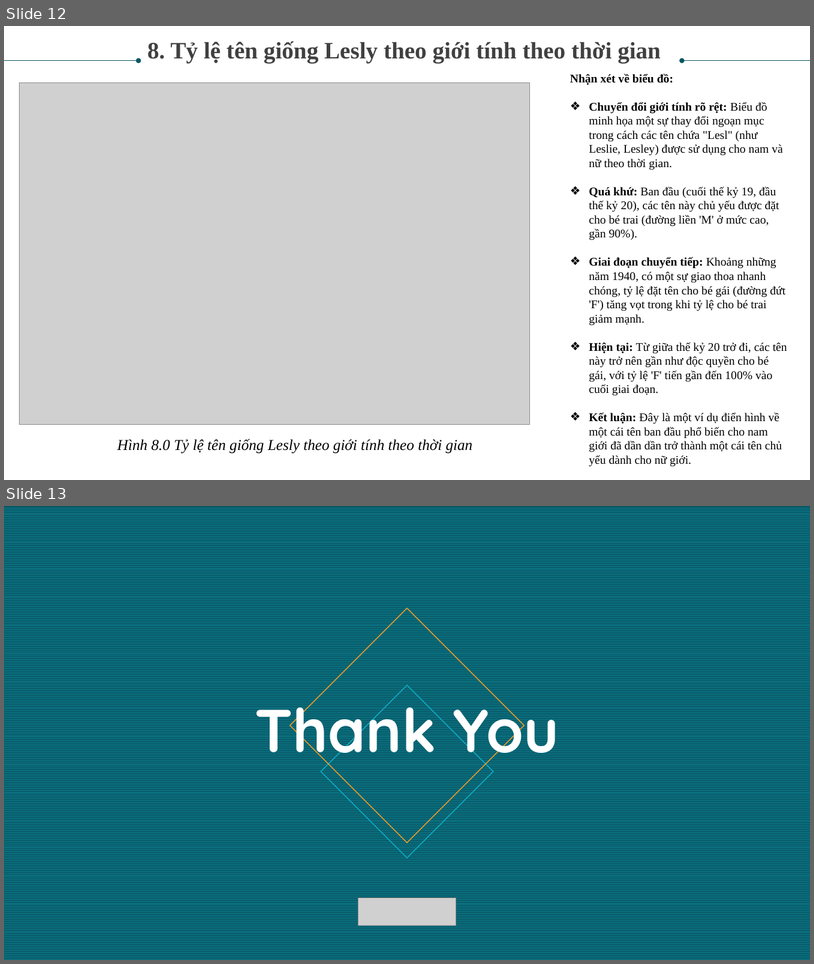
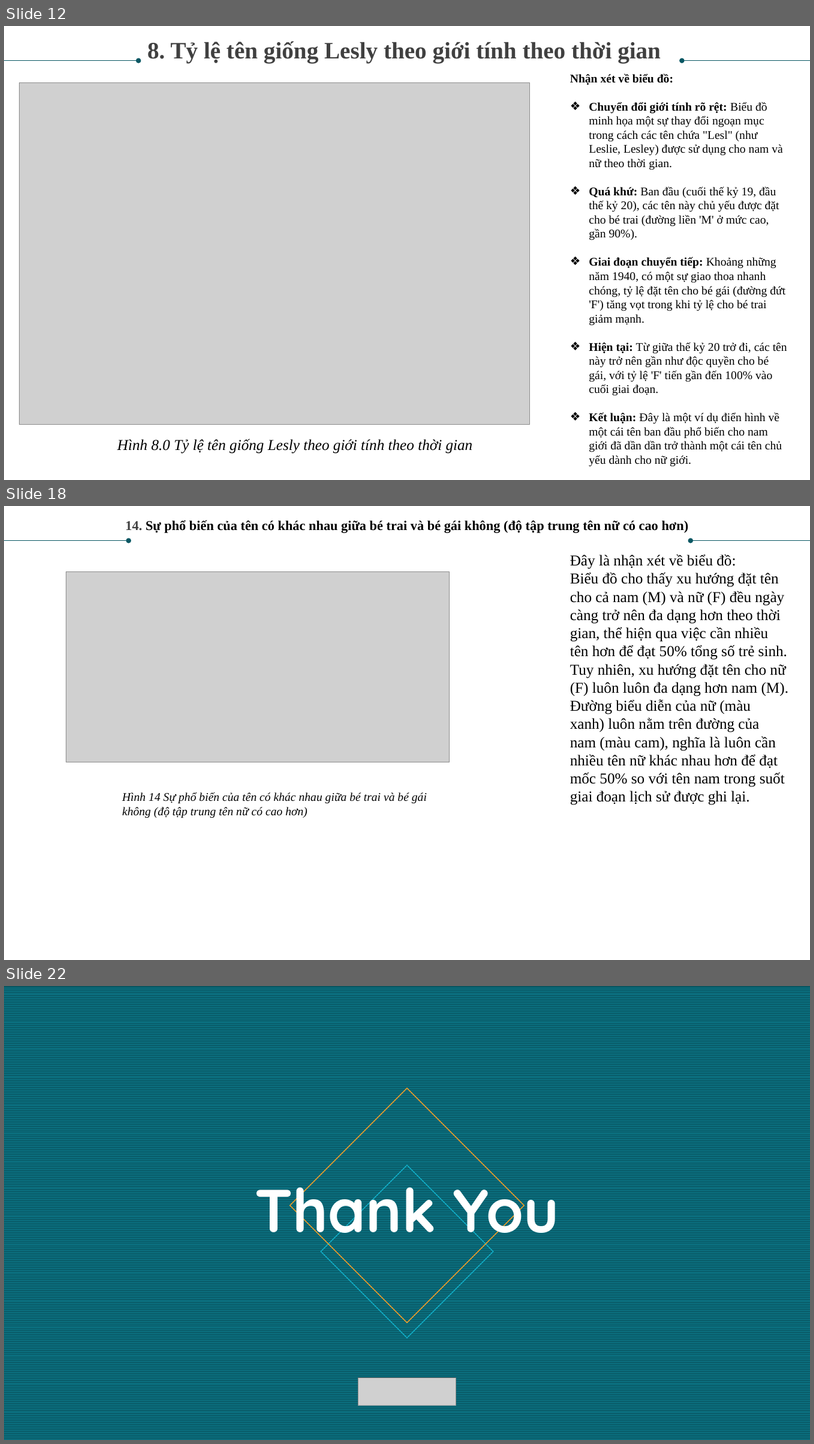
Before and after one commit to hungthehunter/data_analysis_personal, a slide deck: Lab02_Lê Nguyễn Quốc Hưng_3121410240/US_Baby_Names_1880-2010.pptx. Shown one above the other, each under a label of ours: slides 12 and 13 before the commit, slides 12, 18 and 22 after it; the slides between them are not shown. The pictures are 814x964 and 814x1444 pixels, drawn with LibreOffice and Linux fonts; fonts in the diff are those of the drawing; grey boxes stand for pictures. Boxes give left, top, right and bottom in pixels: in the first picture for what was removed or moved away, otherwise in the second. Text is boxed around its words. In the diff, an @@ line names an element or a change of style, - is before the commit and + after.

```diff
--- a/Lab02_Lê Nguyễn Quốc Hưng_3121410240/US_Baby_Names_1880-2010.pptx
+++ b/Lab02_Lê Nguyễn Quốc Hưng_3121410240/US_Baby_Names_1880-2010.pptx
@@ slide 18 added at box(4, 506, 810, 960), background #FFFFFF @@
@@ text added at box(125, 520, 689, 533), 16 pt, text #000000, bold @@
+14. Sự phổ biến của tên có khác nhau giữa bé trai và bé gái không (độ tập trung tên nữ có cao hơn)
@@ arrow added from (4, 540) to (129, 540), #085764 0.5 pt @@
@@ arrow added from (810, 540) to (691, 540), #085764 0.5 pt @@
@@ text added at box(570, 554, 789, 805), 18 pt, text #000000 @@
+Đây là nhận xét về biểu đồ:
+Biểu đồ cho thấy xu hướng đặt tên cho cả nam (M) và nữ (F) đều ngày càng trở nên đa dạng hơn theo thời gian, thể hiện qua việc cần nhiều tên hơn để đạt 50% tổng số trẻ sinh.
+Tuy nhiên, xu hướng đặt tên cho nữ (F) luôn luôn đa dạng hơn nam (M). Đường biểu diễn của nữ (màu xanh) luôn nằm trên đường của nam (màu cam), nghĩa là luôn cần nhiều tên nữ khác nhau hơn để đạt mốc 50% so với tên nam trong suốt giai đoạn lịch sử được ghi lại.
@@ picture added at box(66, 572, 449, 762) @@
@@ text added at box(122, 792, 427, 818), 14 pt, text #000000, italic @@
+Hình 14 Sự phổ biến của tên có khác nhau giữa bé trai và bé gái không (độ tập trung tên nữ có cao hơn)
@@ what was slide 13 is now slide 22 @@
```
Also in this commit, not shown: 8 other slides added, 3 other files.
